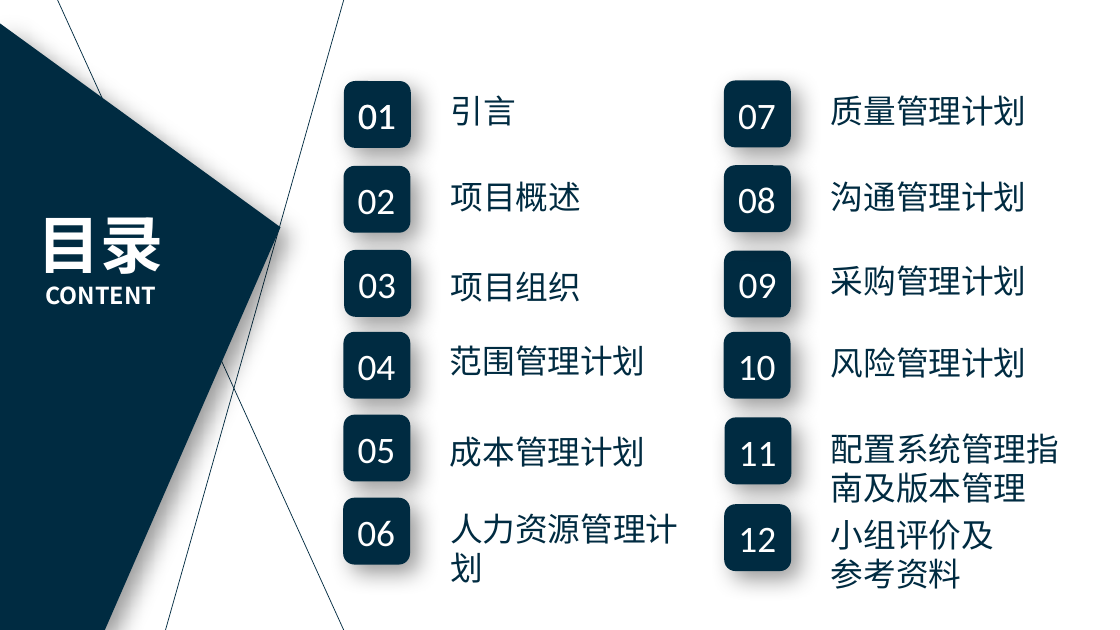
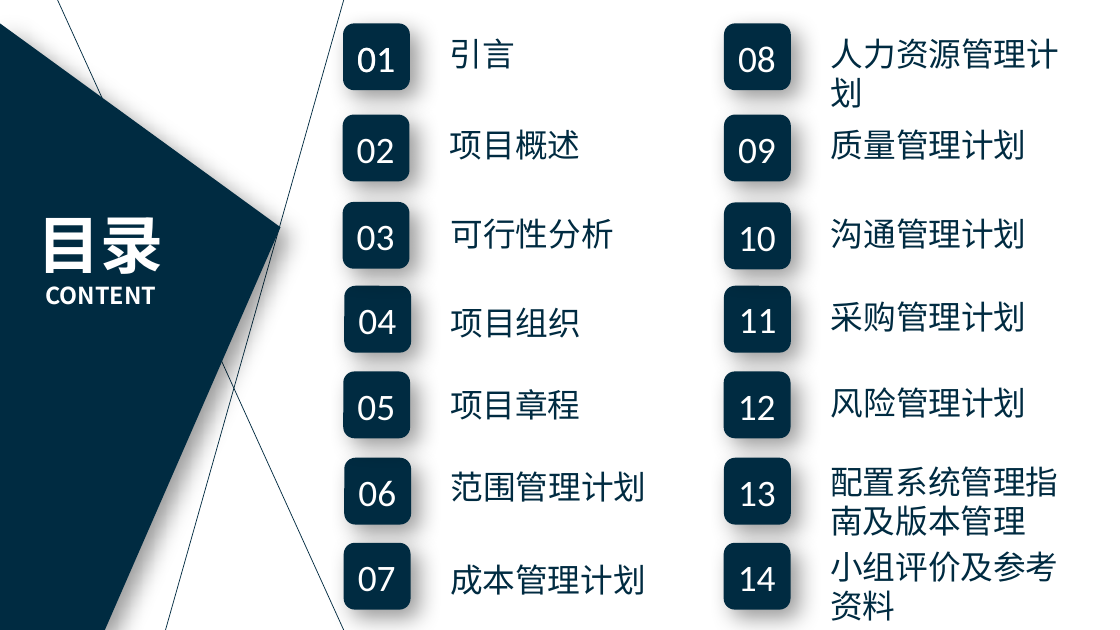
Before and after one commit to PRD2018-G18/PRD2018, a slide deck: slide 3 of 非受控文档/过程文档/需求工程计划.pptx. Drawn at 1120x630 pixels with LibreOffice and Linux fonts; fonts in the diff are those of the drawing. Boxes give left, top, right and bottom in pixels: in the first picture for what was removed or moved away, otherwise in the second. Text is boxed around its words. In the diff, an @@ line names an element or a change of style, - is before the commit and + after.

Commit message:
修改了的需求工程计划PPT

```diff
--- a/非受控文档/过程文档/需求工程计划.pptx
+++ b/非受控文档/过程文档/需求工程计划.pptx
@@ rounded rectangle: place and size @@
-rounded rectangle at (344, 81, 411, 148)
+rounded rectangle at (343, 24, 410, 91)
@@ rounded rectangle: place and size @@
-rounded rectangle at (344, 497, 411, 565)
+rounded rectangle at (724, 24, 791, 91)
@@ 3 texts: place and size @@
-3 texts at (350, 88, 516, 142)
+3 texts at (350, 30, 515, 84)
@@ text "08": place and size @@
-text "08" at (738, 187, 776, 214)
+text "08" at (738, 46, 776, 73)
@@ text "人力资源管理计划": place and size @@
-text "人力资源管理计划" at (450, 513, 678, 583)
+text "人力资源管理计划" at (831, 38, 1059, 108)
@@ text "09": place and size @@
-text "09" at (739, 273, 777, 299)
+text "09" at (738, 138, 776, 164)
@@ rounded rectangle added at (343, 202, 410, 269), fill #002B41 @@
@@ 3 texts, 1 rounded rectangle: place and size @@
-3 texts, 1 rounded rectangle at (344, 166, 582, 299)
+3 texts, 1 rounded rectangle at (343, 114, 581, 251)
@@ 4 texts, 4 rounded rectangles: place and size @@
-4 texts, 4 rounded rectangles at (344, 81, 1059, 503)
+4 texts, 4 rounded rectangles at (344, 114, 1058, 536)
@@ text added at (451, 218, 614, 249), 28 pt, text #002B41 @@
+可行性分析
@@ text "10": place and size @@
-text "10" at (738, 355, 776, 381)
+text "10" at (738, 226, 776, 252)
@@ text "04": place and size @@
-text "04" at (358, 355, 396, 381)
+text "04" at (358, 309, 396, 335)
@@ text "11": place and size @@
-text "11" at (739, 442, 777, 466)
+text "11" at (739, 309, 777, 333)
@@ rounded rectangle added at (344, 371, 411, 439), fill #002B41 @@
@@ text "05": place and size @@
-text "05" at (358, 438, 396, 464)
+text "05" at (357, 395, 395, 421)
@@ text added at (450, 389, 581, 420), 28 pt, text #002B41 @@
+项目章程
@@ text "12": place and size @@
-text "12" at (738, 527, 776, 552)
+text "12" at (738, 395, 776, 420)
@@ 2 texts, 1 rounded rectangle: place and size @@
-2 texts, 1 rounded rectangle at (344, 332, 646, 467)
+2 texts, 1 rounded rectangle at (344, 458, 647, 595)
@@ text "06": place and size @@
-text "06" at (357, 520, 395, 547)
+text "06" at (358, 480, 396, 507)
@@ 3 rounded rectangles, 2 texts: place and size @@
-3 rounded rectangles, 2 texts at (724, 181, 1027, 571)
+3 rounded rectangles, 2 texts at (724, 218, 1027, 610)
@@ text added at (738, 481, 776, 507), 32 pt, text #FFFFFF @@
+13
@@ rounded rectangle: place and size @@
-rounded rectangle at (344, 415, 411, 482)
+rounded rectangle at (344, 543, 411, 610)
@@ text "07": place and size @@
-text "07" at (738, 104, 776, 130)
+text "07" at (358, 566, 396, 592)
@@ text added at (738, 567, 776, 591), 32 pt, text #FFFFFF @@
+14
@@ text "小组评价及参考资料" rewrapped from (831, 519, 994, 589) to (830, 551, 1058, 621) @@
```
Also in this commit, not shown: 47 other slides changed, 18 slides added, 1 slide removed.
